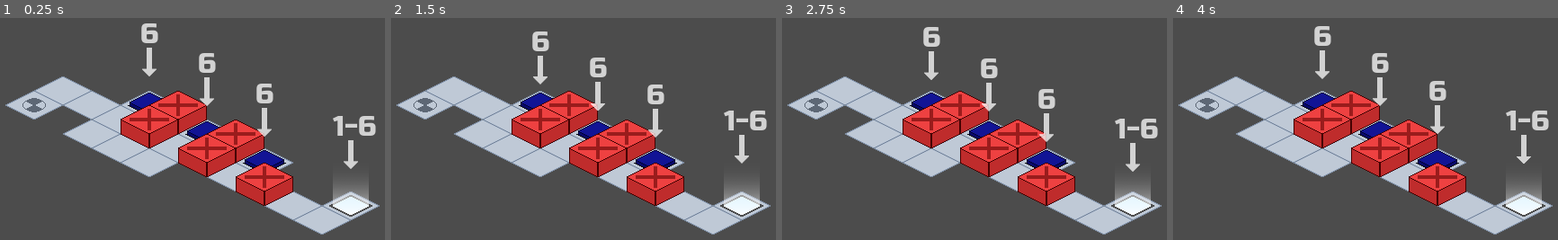
Above: before the commit, frames 1-4 (left to right).
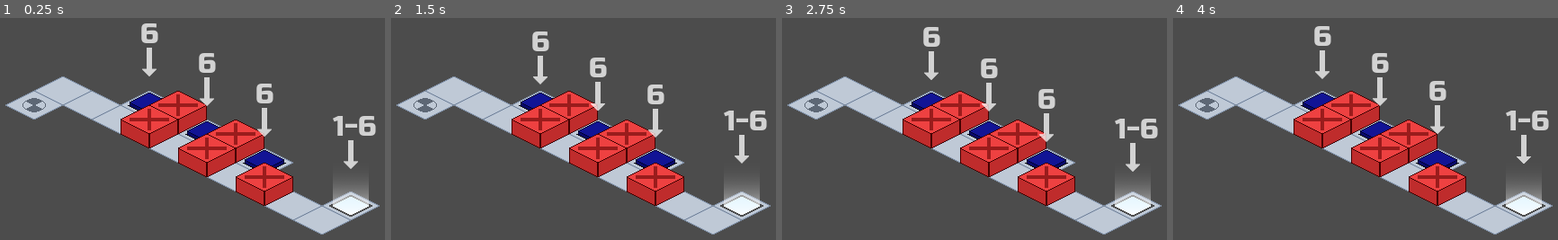
Above: after the commit, the same moments.

Repository: kdreese/gmtk-2022
Game: Godot game, scene res://src/levels/ButtonTestLevel.tscn
The game is run twice, just before and just after one commit, with the same random seed, the same clock (stepped at 60 frames per second) and the same inputs. This scene is started directly instead of the project's main scene.
Inputs:
- Up to frame 1 (0.25 s): no input
- Up to frame 2 (1.5 s): hold D (move_right) 0.53-1.28 s; hold S (move_back) from 1.28 s (still down)
- Up to frame 3 (2.75 s): release S (move_back) at 2.03 s; hold D (move_right) from 2.03 s (still down)
- Up to frame 4 (4 s): release D (move_right) at 2.78 s; hold W (move_forward) 2.78-3.53 s; hold A (move_left) from 3.53 s (still down)

The runs differ from the first frame. In frame 1, 2.9% of the frame differs, in the area x 16-47%, y 45-72%; in frame 2, 2.9%; in frame 3, 2.9%; in frame 4, 2.9%.

Commit message:
Asset movement, undid test changes.

Diff:
--- a/resouces/TileSet.tres
+++ b/resouces/TileSet.tres
@@ -1,9 +1,7 @@
-[gd_resource type="TileSet" load_steps=5 format=2]
+[gd_resource type="TileSet" load_steps=3 format=2]
 
 [ext_resource path="res://assets/tiles/base_tile.png" type="Texture" id=1]
 [ext_resource path="res://assets/tiles/start_tile.png" type="Texture" id=3]
-[ext_resource path="res://assets/tiles/closed_gate_tile.png" type="Texture" id=6]
-[ext_resource path="res://assets/tiles/open_gate_tile.png" type="Texture" id=7]
 
 [resource]
 0/name = "Base"
@@ -34,31 +32,3 @@
 2/shape_one_way_margin = 0.0
 2/shapes = [  ]
 2/z_index = 0
-6/name = "GateOpen"
-6/texture = ExtResource( 7 )
-6/tex_offset = Vector2( 0, 0 )
-6/modulate = Color( 1, 1, 1, 1 )
-6/region = Rect2( 0, 0, 64, 32 )
-6/tile_mode = 0
-6/occluder_offset = Vector2( 0, 0 )
-6/navigation_offset = Vector2( 0, 0 )
-6/shape_offset = Vector2( 0, 0 )
-6/shape_transform = Transform2D( 1, 0, 0, 1, 0, 0 )
-6/shape_one_way = false
-6/shape_one_way_margin = 0.0
-6/shapes = [  ]
-6/z_index = 0
-7/name = "GateClosed"
-7/texture = ExtResource( 6 )
-7/tex_offset = Vector2( 0, -16 )
-7/modulate = Color( 1, 1, 1, 1 )
-7/region = Rect2( 0, 0, 64, 48 )
-7/tile_mode = 0
-7/occluder_offset = Vector2( 0, 0 )
-7/navigation_offset = Vector2( 0, 0 )
-7/shape_offset = Vector2( 0, 0 )
-7/shape_transform = Transform2D( 1, 0, 0, 1, 0, 0 )
-7/shape_one_way = false
-7/shape_one_way_margin = 0.0
-7/shapes = [  ]
-7/z_index = 1
--- a/src/levels/ButtonTestLevel.tscn
+++ b/src/levels/ButtonTestLevel.tscn
@@ -14,7 +14,7 @@
 tile_set = ExtResource( 1 )
 cell_size = Vector2( 64, 32 )
 format = 1
-tile_data = PoolIntArray( 131082, 0, 0, 131084, 0, 0, 131086, 0, 0, 131089, 0, 0, 196616, 0, 0, 196617, 0, 0, 196618, 0, 0, 196620, 0, 0, 196622, 0, 0, 196624, 0, 0, 196625, 0, 0, 262152, 2, 0, 262154, 0, 0, 262155, 0, 0, 262156, 0, 0 )
+tile_data = PoolIntArray( 131082, 0, 0, 131084, 0, 0, 131086, 0, 0, 131089, 0, 0, 196616, 0, 0, 196617, 0, 0, 196618, 0, 0, 196620, 0, 0, 196622, 0, 0, 196624, 0, 0, 196625, 0, 0, 262152, 2, 0 )
 
 [node name="LevelButton" parent="." instance=ExtResource( 2 )]
 position = Vector2( 256, 208 )
--- a/src/objects/Gate.tscn
+++ b/src/objects/Gate.tscn
@@ -1,7 +1,7 @@
 [gd_scene load_steps=5 format=2]
 
-[ext_resource path="res://assets/tiles/open_gate_tile.png" type="Texture" id=1]
-[ext_resource path="res://assets/tiles/closed_gate_tile.png" type="Texture" id=2]
+[ext_resource path="res://assets/objects/open_gate.png" type="Texture" id=1]
+[ext_resource path="res://assets/objects/closed_gate.png" type="Texture" id=2]
 [ext_resource path="res://src/objects/Gate.gd" type="Script" id=3]
 
 [sub_resource type="SpriteFrames" id=1]
Renamed: assets/tiles/closed_gate_tile.png -> assets/objects/closed_gate.png
Not shown, changed: assets/objects/closed_gate.png.import
Renamed: assets/tiles/open_gate_tile.png -> assets/objects/open_gate.png
Not shown, changed: assets/objects/open_gate.png.import
